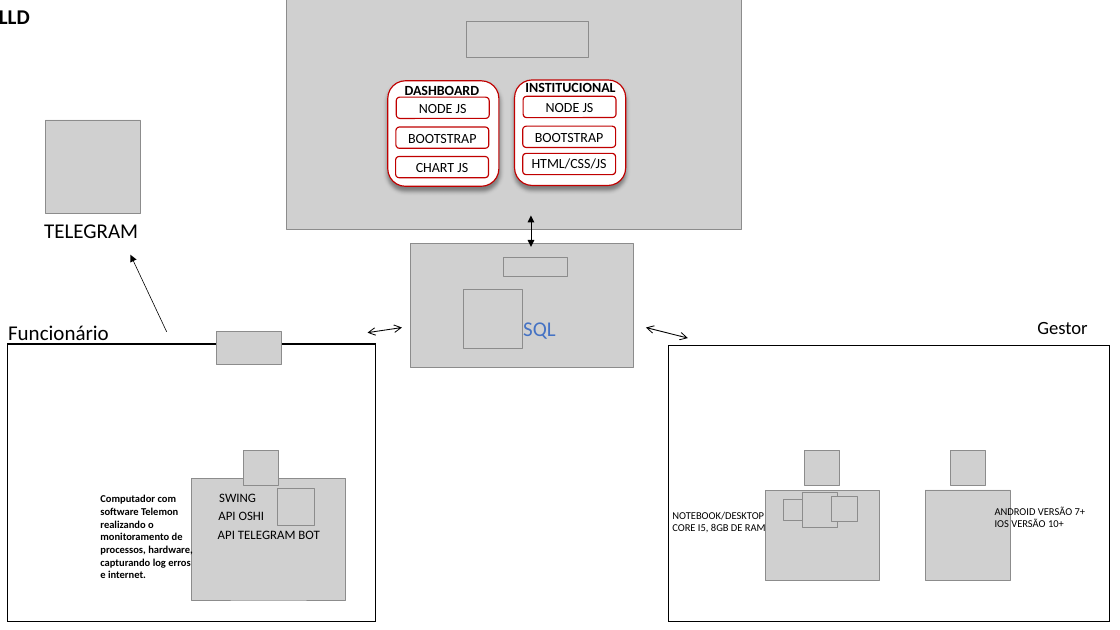
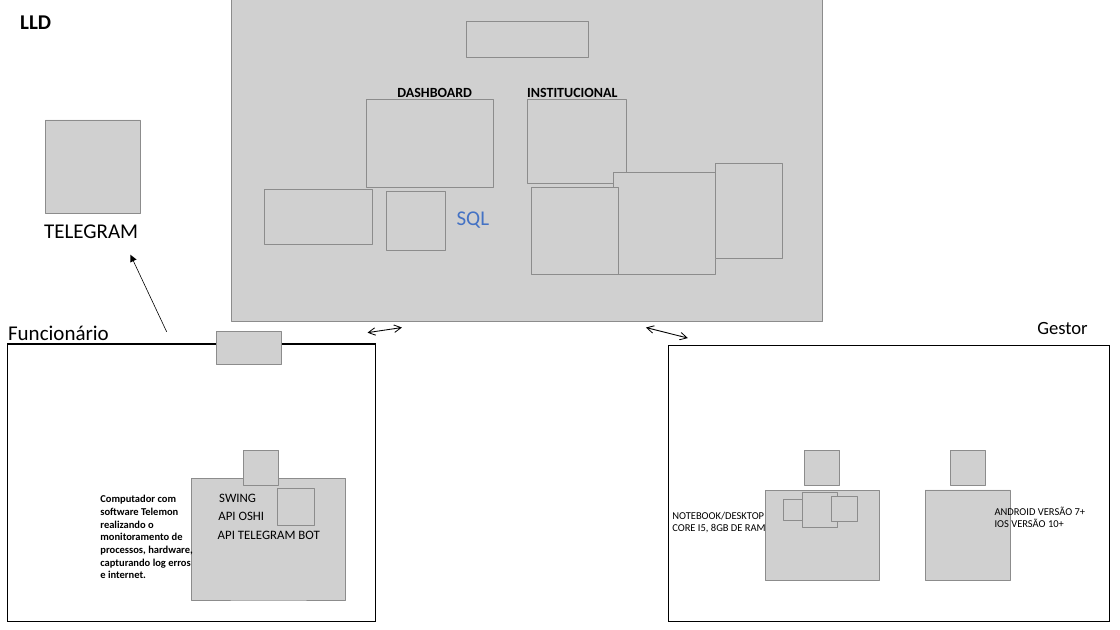
Before and after one commit to BandTec/grupo-07-adsa-20201, a slide deck: slide 2 of Documentação/HLD.LLD.DIAGRAMA.pptx. Drawn at 1120x630 pixels with LibreOffice and Linux fonts; fonts in the diff are those of the drawing; grey boxes stand for pictures. Boxes give left, top, right and bottom in pixels: in the first picture for what was removed or moved away, otherwise in the second. Text is boxed around its words. In the diff, an @@ line names an element or a change of style, - is before the commit and + after.

```diff
--- a/Documentação/HLD.LLD.DIAGRAMA.pptx
+++ b/Documentação/HLD.LLD.DIAGRAMA.pptx
@@ text "LLD": place and size @@
-text "LLD" at (0, 10, 30, 24)
+text "LLD" at (20, 15, 51, 29)
@@ picture: place and size @@
-picture at (287, 0, 741, 230)
+picture at (232, 0, 823, 322)
@@ rounded rectangle removed at (388, 81, 499, 187) @@
@@ text "DASHBOARD": place and size @@
-text "DASHBOARD" at (405, 86, 480, 98)
+text "DASHBOARD" at (397, 88, 472, 100)
@@ rounded rectangle removed at (515, 80, 626, 186) @@
@@ text "INSTITUCIONAL": place and size @@
-text "INSTITUCIONAL" at (525, 80, 615, 96)
+text "INSTITUCIONAL" at (527, 88, 617, 101)
@@ picture added at (367, 100, 494, 187) @@
@@ rounded rectangle removed at (397, 97, 490, 118) @@
-NODE JS
@@ rounded rectangle removed at (523, 97, 617, 118) @@
-NODE JS
@@ picture added at (528, 100, 628, 184) @@
@@ rounded rectangle removed at (396, 127, 489, 148) @@
-BOOTSTRAP
@@ rounded rectangle removed at (523, 126, 616, 147) @@
-BOOTSTRAP
@@ rounded rectangle removed at (396, 156, 489, 177) @@
-CHART JS
@@ rounded rectangle removed at (523, 154, 616, 175) @@
@@ text removed at (532, 158, 607, 169) @@
-HTML/CSS/JS
@@ picture added at (613, 173, 715, 275) @@
@@ picture added at (716, 163, 783, 259) @@
@@ picture added at (264, 189, 372, 245) @@
@@ picture added at (386, 192, 446, 251) @@
@@ text "SQL": place and size @@
-text "SQL" at (523, 322, 556, 339)
+text "SQL" at (457, 211, 490, 228)
@@ picture added at (532, 187, 618, 274) @@
@@ double arrow removed from (531, 247) to (531, 216) @@
@@ picture removed at (411, 243, 634, 367) @@
@@ picture removed at (503, 258, 567, 276) @@
@@ picture removed at (464, 290, 523, 350) @@
```
Also in this commit, not shown: 1 other file.
